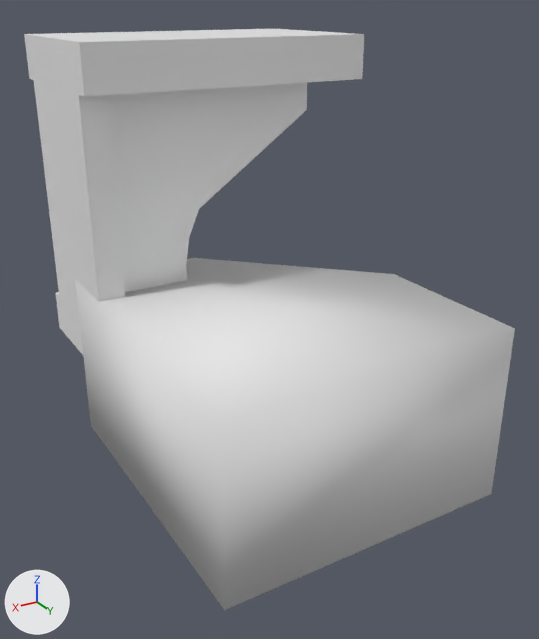
What one commit did to the FBX model Assets/Stylized_Egypt/Meshes/building/SM_building_part_01.fbx.
The view is the same before and after, from a camera (50 mm lens) standing at (1.98, 4.97, 2.42) and looking at (-0.41, 0.99, 0.43). The lights are fixed; the arrows at lower left show +X, +Y and +Z. Where no turn or scale is listed for an object, it has been applied to the vertices.

Names of what the first picture shows: 'SM_building_part_01', 'SM_building_part_01_ConvexHulls'.
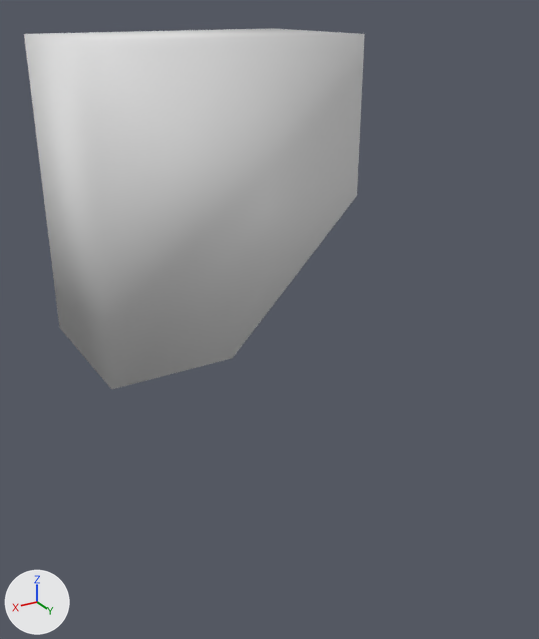
Patch to the scene script:
```diff
--- a/Assets/Stylized_Egypt/Meshes/building/SM_building_part_01.fbx.py
+++ b/Assets/Stylized_Egypt/Meshes/building/SM_building_part_01.fbx.py
@@ ob_sm_building_part_01_convexhulls @@
 ob_sm_building_part_01_convexhulls = bpy.data.objects.new('SM_building_part_01_ConvexHulls', me_sm_building_part_01_convexhulls)
+ob_sm_building_part_01_convexhulls.parent = ob_sm_building_part_179
 ob_sm_building_part_01_convexhulls.location = (0.0, 0.0, 0.0)
-ob_sm_building_part_01_convexhulls.scale = (0.01, 0.01, 0.01)
@@ ob_sm_building_part_179 @@
+ob_sm_building_part_179 = bpy.data.objects.new('SM_building_part_179', None)
+ob_sm_building_part_179.location = (0.0, 0.0, 0.0)
+ob_sm_building_part_179.rotation_euler = (1.571, 0.0, 0.0)  # degrees (90, 0, 0)
+ob_sm_building_part_179.scale = (0.01, 0.01, 0.01)
```

Changed parts and their boxes (x1, y1, x2, y2) in the pictures (539 x 639 px):
'SM_building_part_01_ConvexHulls', moved, rescaled (22% narrower): before (75, 258, 515, 610); after (24, 28, 365, 389)
'SM_building_part_01', unchanged, covered by the edit: before (24, 29, 364, 355)
